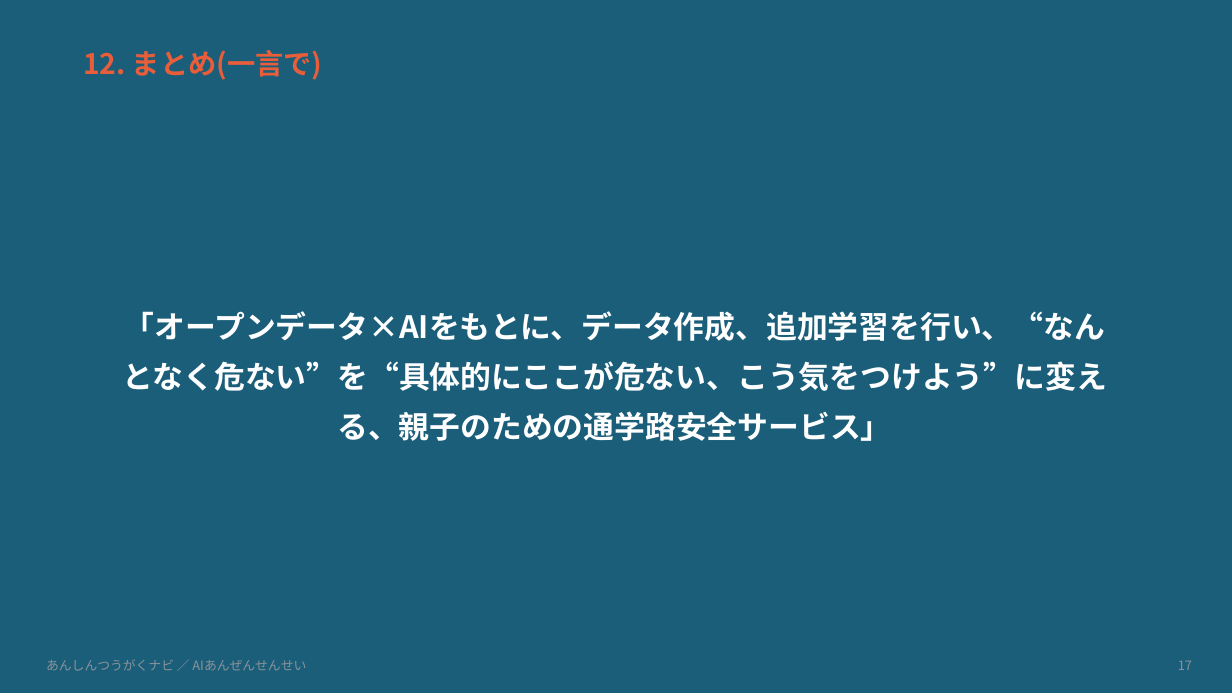
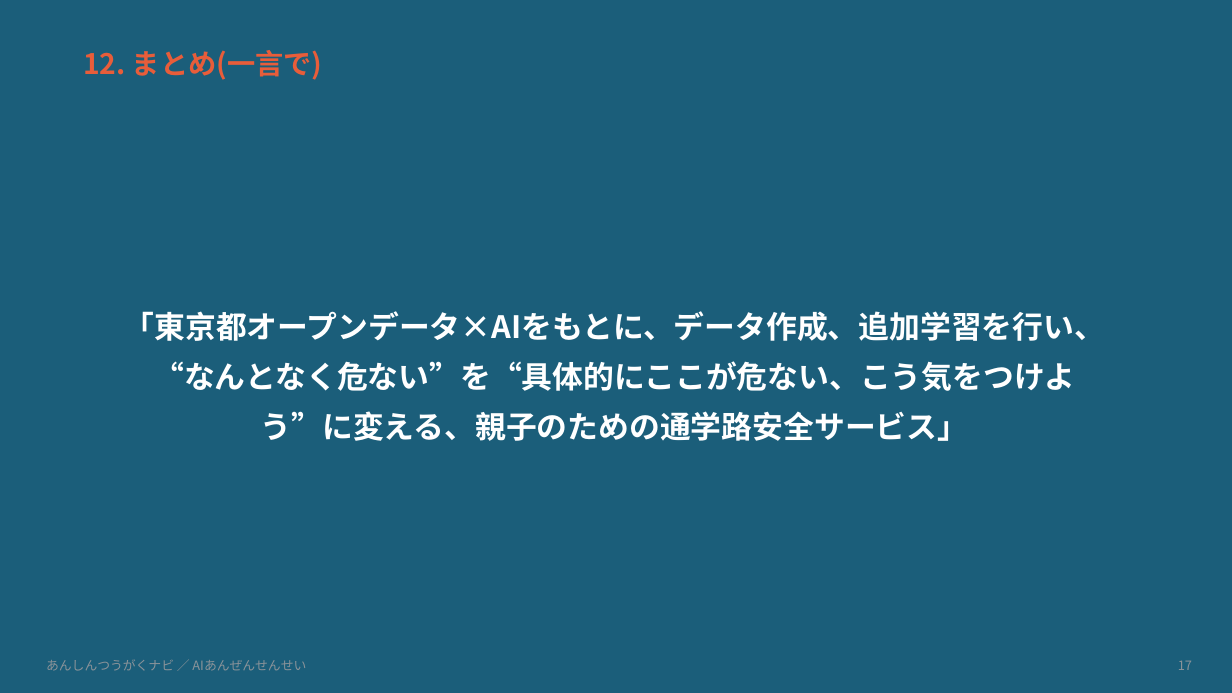
Before and after one commit to niikun/tsugaku-navi, a slide deck: slide 17 of HACKATHON_SLIDES.pptx. Drawn at 1232x693 pixels with LibreOffice and Linux fonts; fonts in the diff are those of the drawing. Boxes give left, top, right and bottom in pixels: in the first picture for what was removed or moved away, otherwise in the second. Text is boxed around its words. In the diff, an @@ line names an element or a change of style, - is before the commit and + after.

```diff
--- a/HACKATHON_SLIDES.pptx
+++ b/HACKATHON_SLIDES.pptx
@@ text at <box>124,311,1105,441</box>: text changed @@
-「オープンデータ×AIをもとに、データ作成、追加学習を行い、“なんとなく危ない”を“具体的にここが危ない、こう気をつけよう”に変える、親子のための通学路安全サービス」
+「東京都オープンデータ×AIをもとに、データ作成、追加学習を行い、“なんとなく危ない”を“具体的にここが危ない、こう気をつけよう”に変える、親子のための通学路安全サービス」
```
Also in this commit, not shown: 3 other slides changed, 40 other files.
